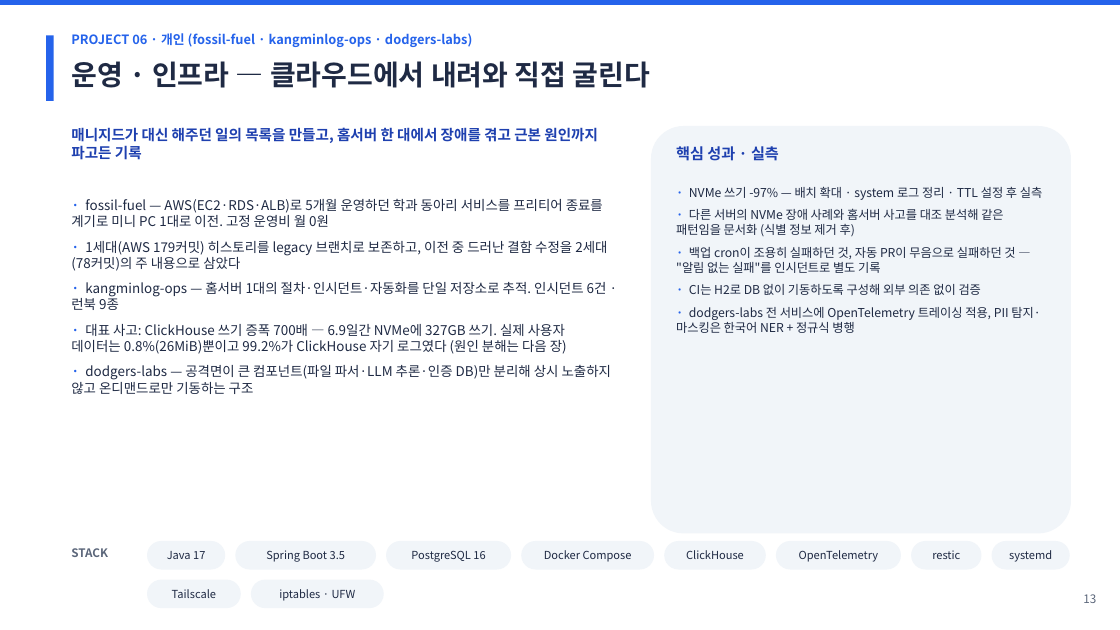
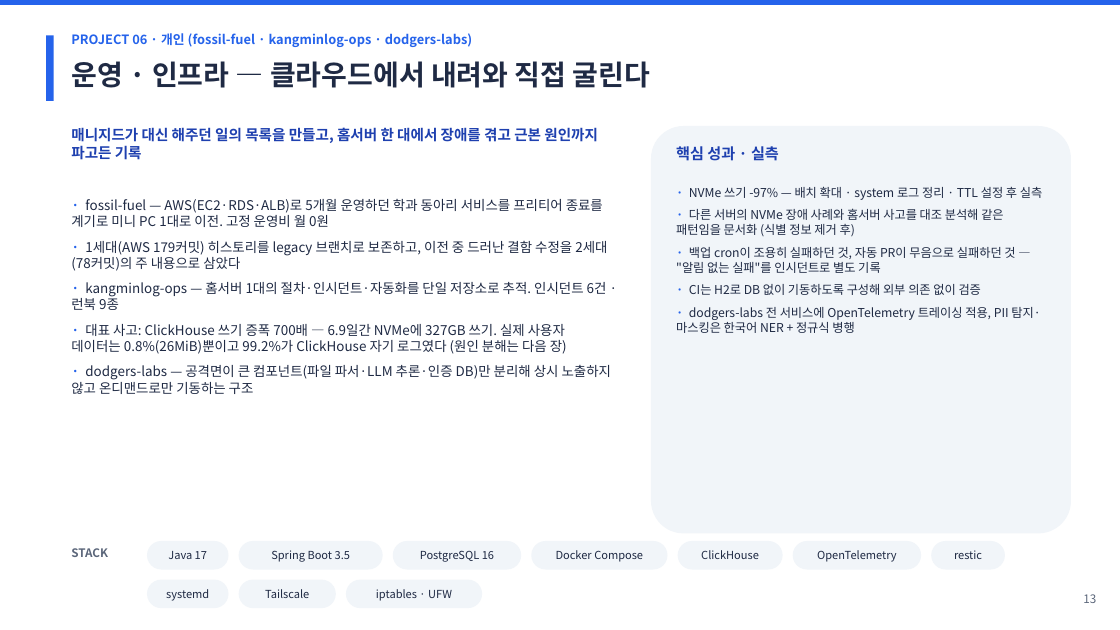
Before and after one commit to adorahelen/adorahelen.github.io, a slide deck: slide 14 of static/portfolio/kangmin-kim-portfolio-ko.pptx. Drawn at 1120x630 pixels with LibreOffice and Linux fonts; fonts in the diff are those of the drawing. Boxes give left, top, right and bottom in pixels: in the first picture for what was removed or moved away, otherwise in the second. Text is boxed around its words. In the diff, an @@ line names an element or a change of style, - is before the commit and + after.

```diff
--- a/static/portfolio/kangmin-kim-portfolio-ko.pptx
+++ b/static/portfolio/kangmin-kim-portfolio-ko.pptx
@@ rounded rectangle "Java 17": place and size @@
-rounded rectangle "Java 17" at [147, 541, 225, 570]
+rounded rectangle "Java 17" at [147, 541, 229, 570]
@@ rounded rectangle "Spring Boot 3.5": place and size @@
-rounded rectangle "Spring Boot 3.5" at [235, 541, 376, 570]
+rounded rectangle "Spring Boot 3.5" at [239, 541, 383, 570]
@@ rounded rectangle "PostgreSQL 16": place and size @@
-rounded rectangle "PostgreSQL 16" at [386, 541, 512, 570]
+rounded rectangle "PostgreSQL 16" at [393, 541, 522, 570]
@@ rounded rectangle "Docker Compose": place and size @@
-rounded rectangle "Docker Compose" at [521, 541, 654, 570]
+rounded rectangle "Docker Compose" at [531, 541, 667, 570]
@@ rounded rectangle "ClickHouse": place and size @@
-rounded rectangle "ClickHouse" at [665, 541, 766, 570]
+rounded rectangle "ClickHouse" at [678, 541, 783, 570]
@@ rounded rectangle "OpenTelemetry": place and size @@
-rounded rectangle "OpenTelemetry" at [776, 541, 902, 570]
+rounded rectangle "OpenTelemetry" at [793, 541, 922, 570]
@@ rounded rectangle "restic": place and size @@
-rounded rectangle "restic" at [912, 541, 982, 570]
+rounded rectangle "restic" at [932, 541, 1006, 570]
@@ rounded rectangle "systemd": place and size @@
-rounded rectangle "systemd" at [991, 541, 1070, 570]
+rounded rectangle "systemd" at [147, 580, 229, 608]
@@ rounded rectangle "Tailscale": place and size @@
-rounded rectangle "Tailscale" at [147, 580, 241, 608]
+rounded rectangle "Tailscale" at [239, 580, 336, 608]
@@ rounded rectangle "iptables · UFW": place and size @@
-rounded rectangle "iptables · UFW" at [251, 580, 384, 608]
+rounded rectangle "iptables · UFW" at [346, 580, 482, 608]
```
Also in this commit, not shown: 9 other slides changed, 21 other files.
